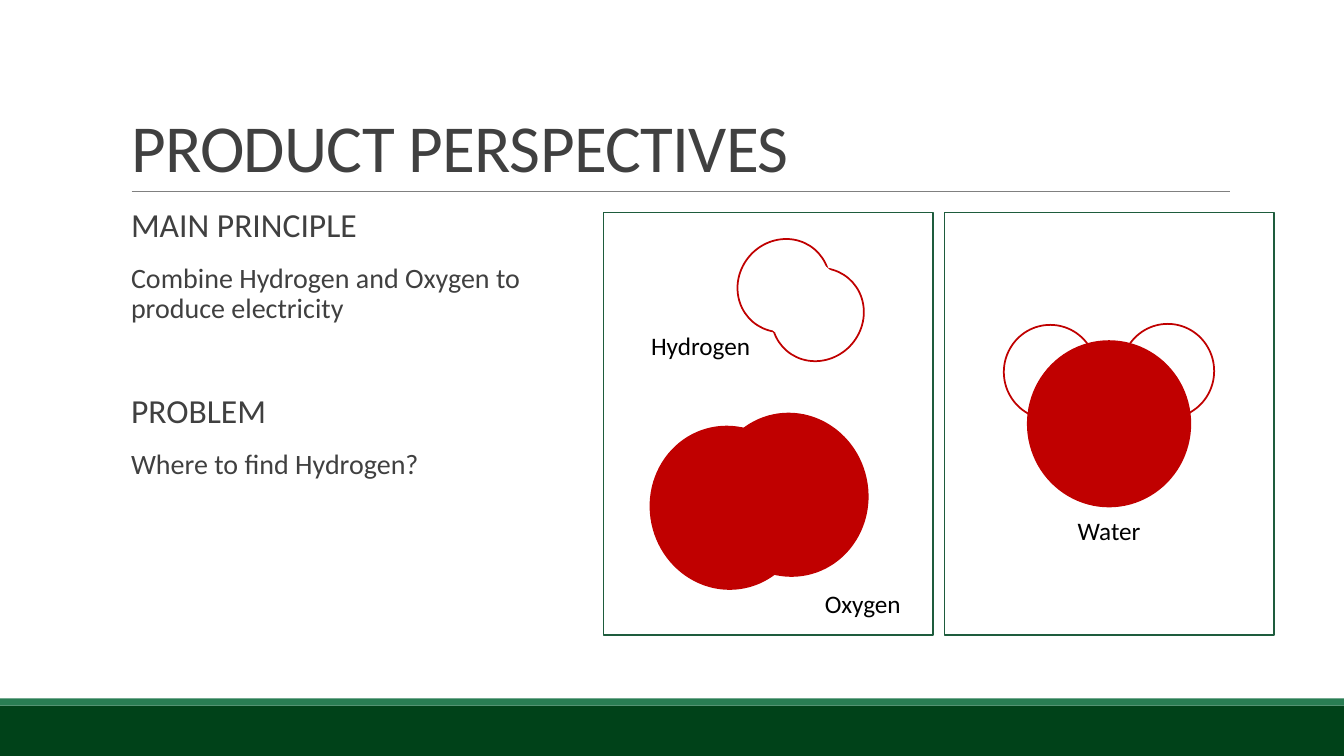
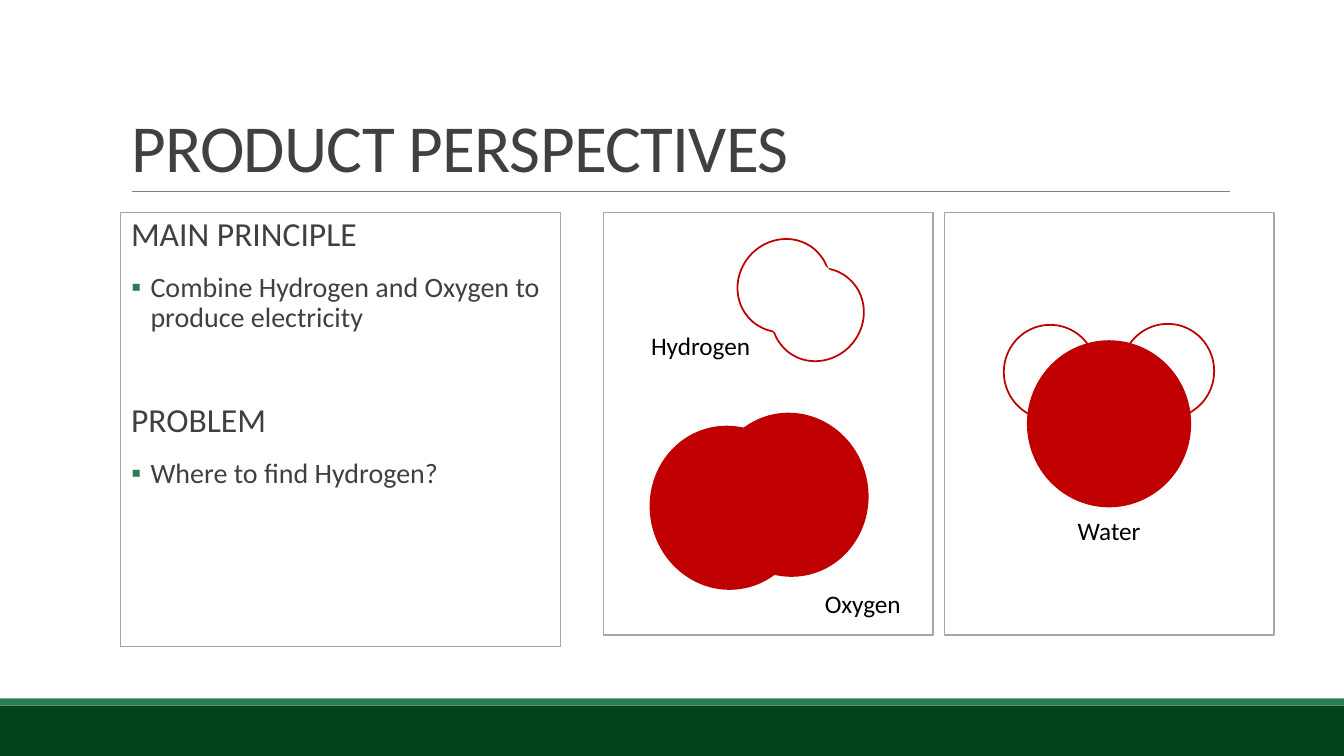
Before and after one commit to BambuGMS/Industry-Analysis-Report, a slide deck: slide 3 of Assignments/Presentations/2015.04.15Presentation_0.pptx. Drawn at 1344x756 pixels with LibreOffice and Linux fonts; fonts in the diff are those of the drawing; background and template pictures are left out. Boxes give left, top, right and bottom in pixels: in the first picture for what was removed or moved away, otherwise in the second. Text is boxed around its words. In the diff, an @@ line names an element or a change of style, - is before the commit and + after.

```diff
--- a/Assignments/Presentations/2015.04.15Presentation_0.pptx
+++ b/Assignments/Presentations/2015.04.15Presentation_0.pptx
@@ text "MAIN PRINCIPLE" resized from (x1=131, y1=215, x2=520, y2=479) to (x1=121, y1=213, x2=561, y2=647) @@
@@ text "MAIN PRINCIPLE" at (x1=121, y1=213, x2=561, y2=647): outline none to #A6A6A6 0.75 pt @@
@@ rectangle at (x1=604, y1=213, x2=934, y2=635): outline #1E5C3D 1.25 pt to #A6A6A6 1.25 pt @@
@@ rectangle at (x1=945, y1=213, x2=1274, y2=635): outline #1E5C3D 1.25 pt to #A6A6A6 1.25 pt @@
@@ text at (x1=151, y1=277, x2=540, y2=488): bullet   to ▪ @@
```
Also in this commit, not shown: 4 other slides changed, 1 slide added.
